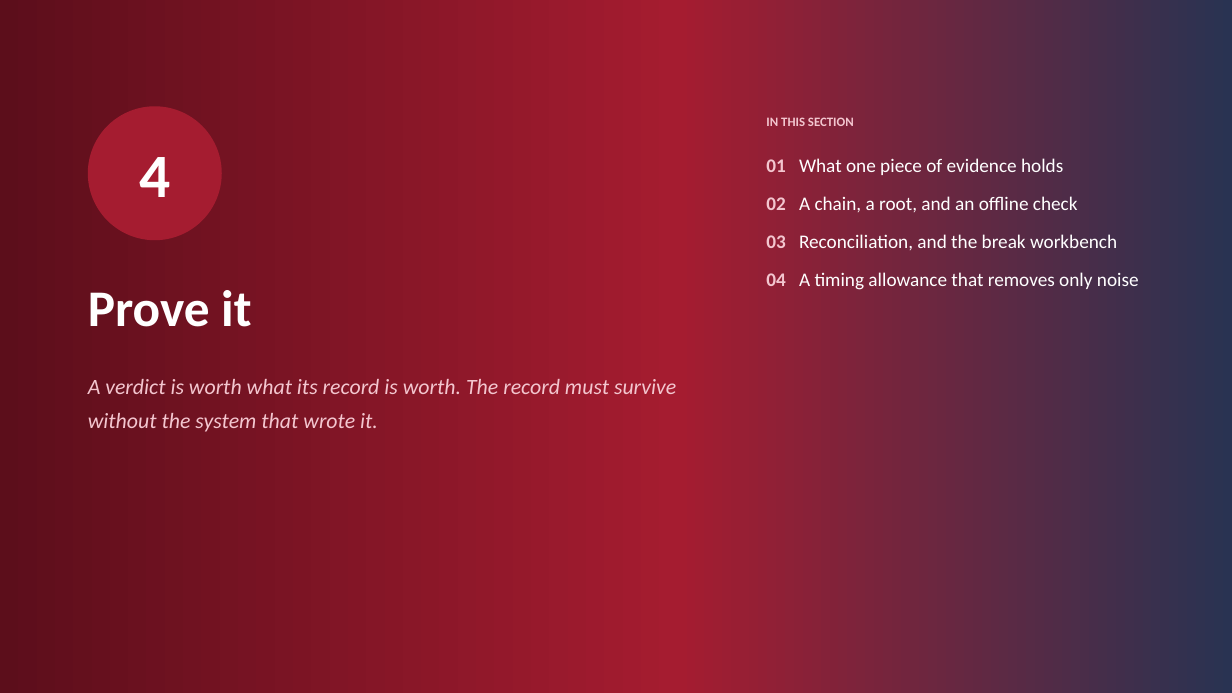
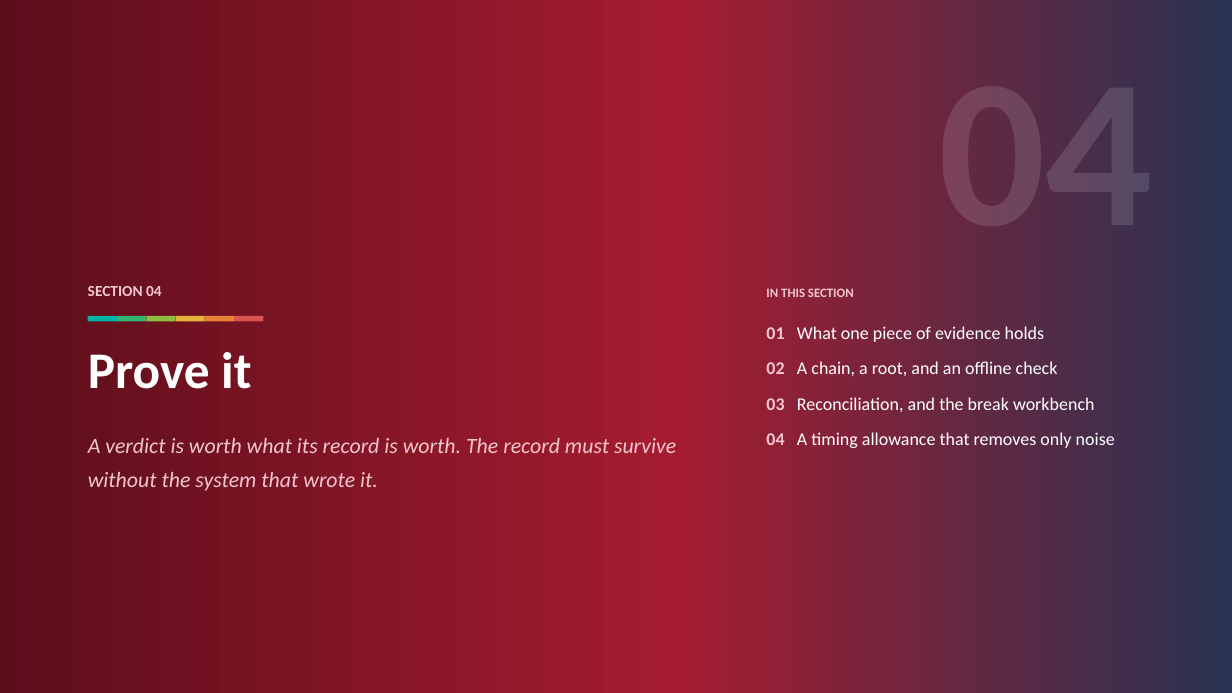
Before and after one commit to ajsinha/prama, a slide deck: slide 24 of docs/publications/deck/Prama-Evidence-First-Data-Quality.pptx. Drawn at 1232x693 pixels with LibreOffice and Linux fonts; fonts in the diff are those of the drawing. Boxes give left, top, right and bottom in pixels: in the first picture for what was removed or moved away, otherwise in the second. Text is boxed around its words. In the diff, an @@ line names an element or a change of style, - is before the commit and + after.

Commit message:
Deck dividers carry the chapter number as a watermark, after DishtaYantra's
Each section divider now sets its number (01 to 10) very large in the top
right, white at 13% opacity, so it reads tone-on-tone across the whole
crimson-to-indigo gradient where a fixed tint would vanish on one end and shout
on the other. It replaces the numbered circle; a short band of the prism's six
rays sits above the title, and the section's contents sit beneath the number.

The rendered audit now gives LibreOffice a profile of its own: with the shared
one, a conversion fails outright whenever any other LibreOffice is running, and
one did during this change.

```diff
--- a/docs/publications/deck/Prama-Evidence-First-Data-Quality.pptx
+++ b/docs/publications/deck/Prama-Evidence-First-Data-Quality.pptx
@@ ellipse removed at (x1=88, y1=106, x2=222, y2=240) @@
-4
@@ text added at (x1=88, y1=286, x2=162, y2=296), 12 pt, text #F3C6CF, bold @@
+SECTION 04
@@ text "IN THIS SECTION" moved from (x1=766, y1=117, x2=854, y2=126) to (x1=766, y1=288, x2=854, y2=297) @@
@@ rectangle added at (x1=88, y1=316, x2=117, y2=322), fill #00B3A4 @@
@@ rectangle added at (x1=117, y1=316, x2=147, y2=322), fill #2FB673 @@
@@ rectangle added at (x1=146, y1=316, x2=176, y2=322), fill #8CBF3F @@
@@ rectangle added at (x1=176, y1=316, x2=205, y2=322), fill #E8B33A @@
@@ rectangle added at (x1=205, y1=316, x2=235, y2=322), fill #E8823A @@
@@ rectangle added at (x1=234, y1=316, x2=263, y2=322), fill #D9534F @@
@@ text "01 What one piece of ..." moved from (x1=766, y1=158, x2=1139, y2=290) to (x1=766, y1=326, x2=1115, y2=448) @@
@@ text "01 What one piece of ..." at (x1=766, y1=326, x2=1115, y2=448): size 15 to 14 pt; less space between paragraphs @@
@@ text "Prove it" moved from (x1=88, y1=290, x2=251, y2=327) to (x1=88, y1=352, x2=251, y2=389) @@
@@ text "A verdict is worth what ..." moved from (x1=88, y1=379, x2=676, y2=432) to (x1=88, y1=438, x2=676, y2=491) @@
```
Also in this commit, not shown: 9 other slides changed, 3 other files.
